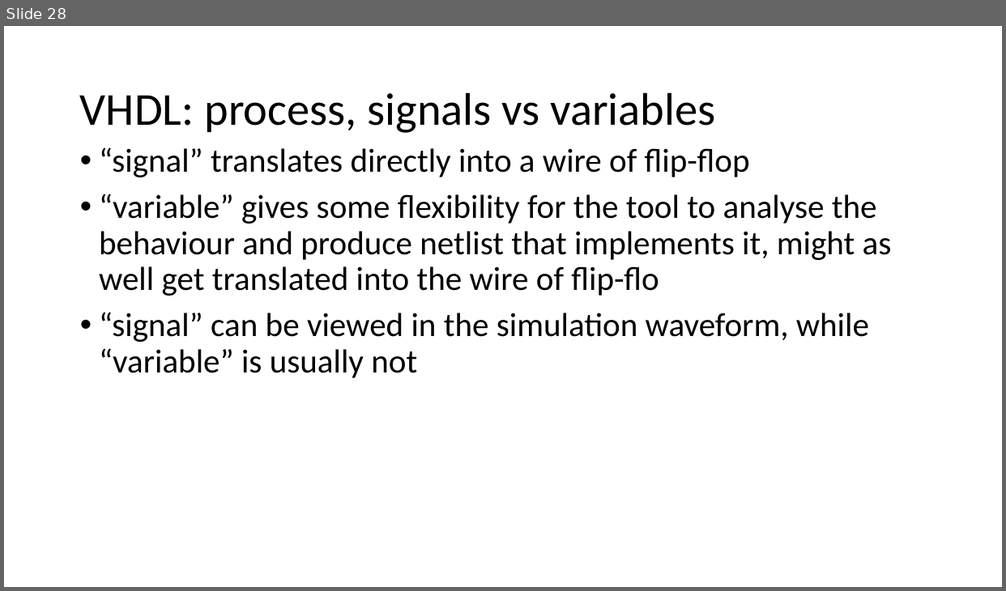
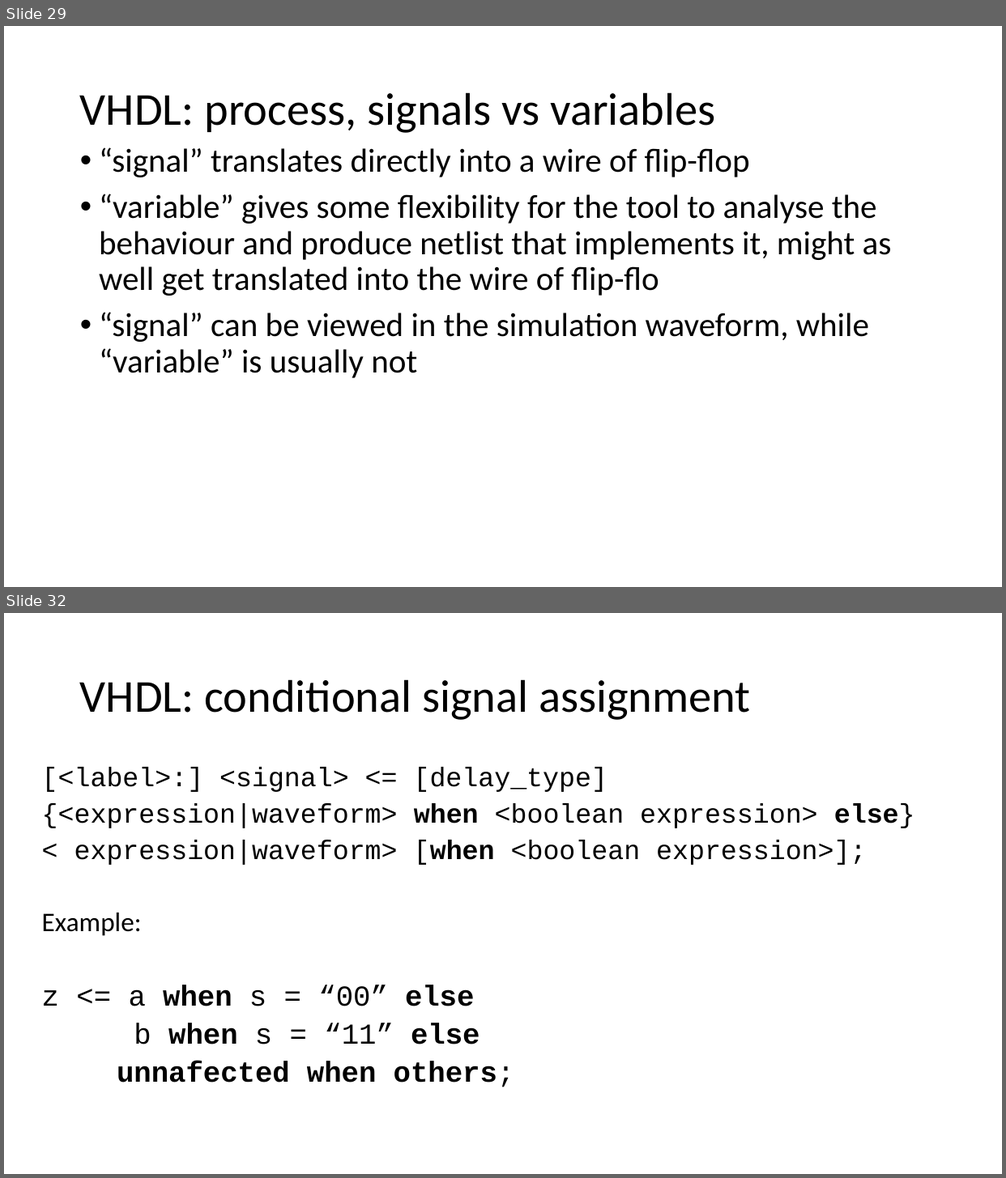
Before and after one commit to quarck/vhdl_intro, a slide deck: part2.pptx. Shown one above the other, each under a label of ours: slide 28 before the commit, slides 29 and 32 after it; the slides between them are not shown. The pictures are 1006x591 and 1006x1178 pixels, drawn with LibreOffice and Linux fonts; fonts in the diff are those of the drawing. Boxes give left, top, right and bottom in pixels: in the first picture for what was removed or moved away, otherwise in the second. Text is boxed around its words. In the diff, an @@ line names an element or a change of style, - is before the commit and + after.

```diff
--- a/part2.pptx
+++ b/part2.pptx
@@ slide 32 added at (x1=4, y1=613, x2=1002, y2=1174), background #FFFFFF @@
@@ title added at (x1=80, y1=679, x2=751, y2=720), 44 pt, text #000000 @@
+VHDL: conditional signal assignment
@@ text added at (x1=42, y1=767, x2=915, y2=1088), 25.9 pt, text #000000 @@
+[<label>:] <signal> <= [delay_type]
+{<expression|waveform> when <boolean expression> else}
+< expression|waveform> [when <boolean expression>];
+Example:
+z <= a when s = “00” else
+b when s = “11” else
+unnafected when others;
@@ what was slide 28 is now slide 29 @@
```
Also in this commit, not shown: 4 slides changed, 10 other slides added, 1 other file.
